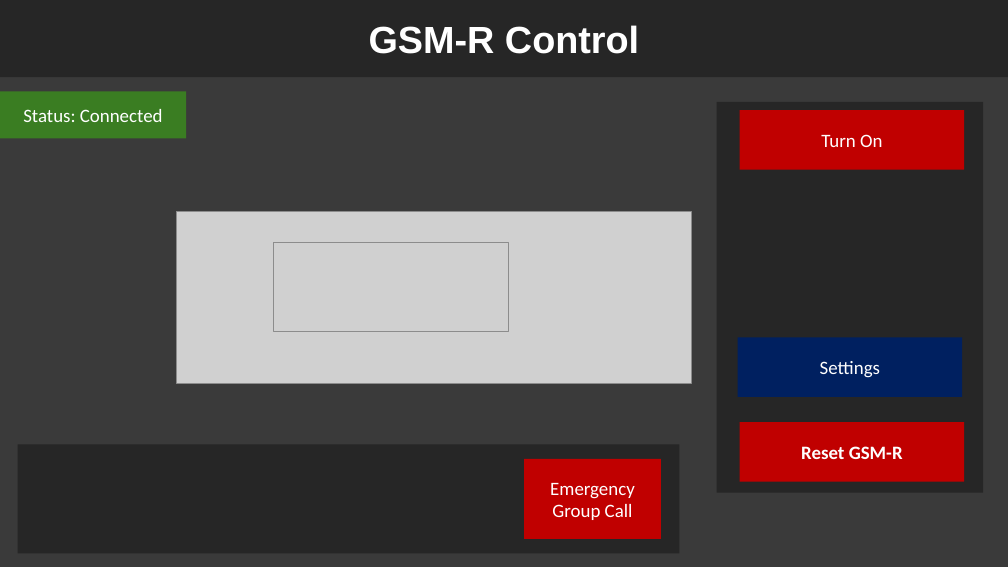
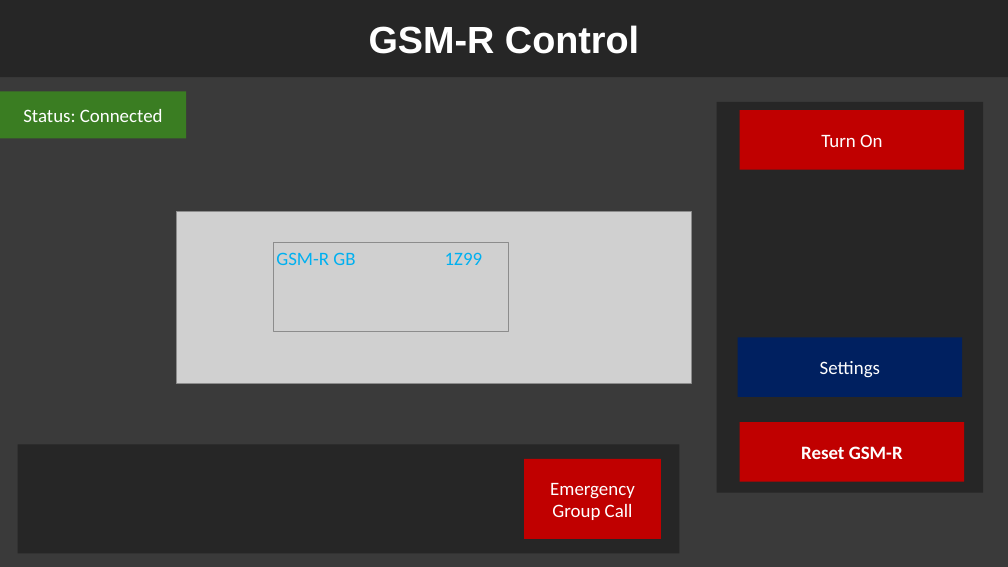
Before and after one commit to SilverDevelopment/GSMR-Project, a slide deck: slide 1 of Software/Mockups/mockup creator.pptx. Drawn at 1008x567 pixels with LibreOffice and Linux fonts; fonts in the diff are those of the drawing; grey boxes stand for pictures. Boxes give left, top, right and bottom in pixels: in the first picture for what was removed or moved away, otherwise in the second. Text is boxed around its words. In the diff, an @@ line names an element or a change of style, - is before the commit and + after.

```diff
--- a/Software/Mockups/mockup creator.pptx
+++ b/Software/Mockups/mockup creator.pptx
@@ text added at [276, 252, 483, 265], 18 pt, text #00B0F0 @@
+GSM-R GB 1Z99
```
Also in this commit, not shown: 1 other slide changed.
